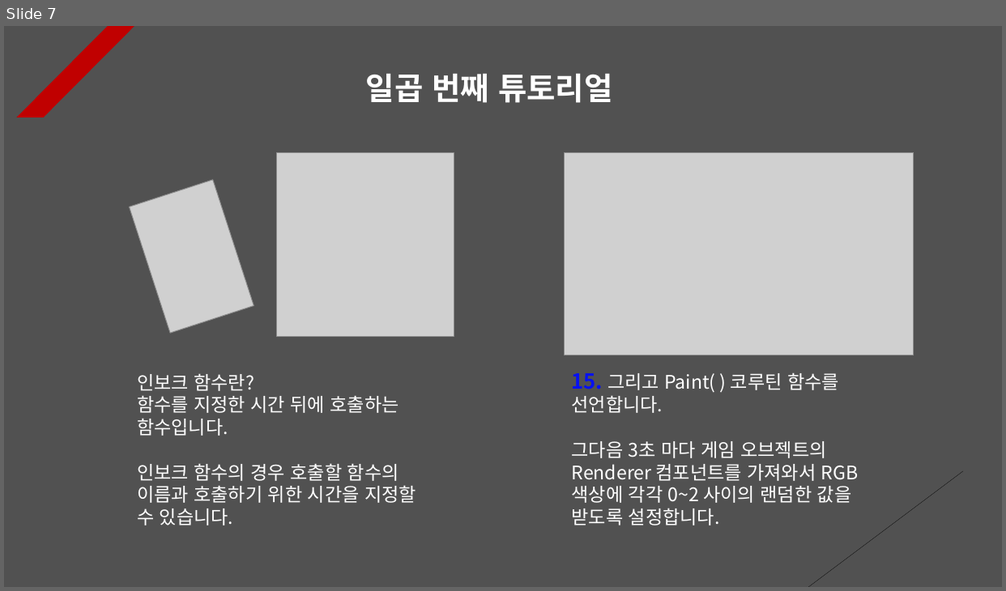
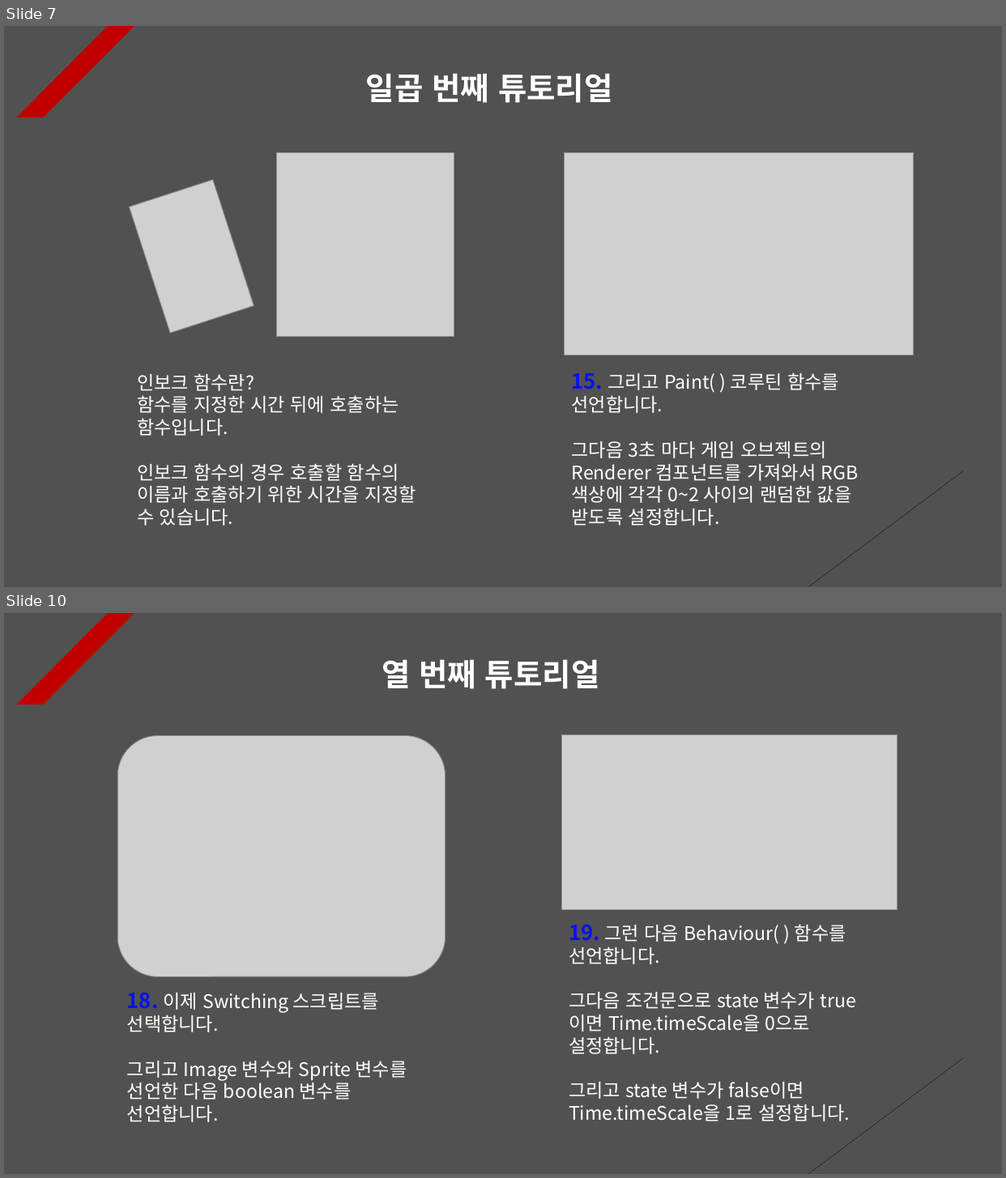
Before and after one commit to Unity2033/3D-UnityEngine, a slide deck: Assets/Class/Time Delay/PPT Data/Time Delay Example.pptx. Shown one above the other, each under a label of ours: slide 7 before the commit, slides 7 and 10 after it; the slides between them are not shown. The pictures are 1006x591 and 1006x1178 pixels, drawn with LibreOffice and Linux fonts; fonts in the diff are those of the drawing; grey boxes stand for pictures. Boxes give left, top, right and bottom in pixels: in the first picture for what was removed or moved away, otherwise in the second. Text is boxed around its words. In the diff, an @@ line names an element or a change of style, - is before the commit and + after.

Commit message:
Time Delay Documentation Update

```diff
--- a/Assets/Class/Time Delay/PPT Data/Time Delay Example.pptx
+++ b/Assets/Class/Time Delay/PPT Data/Time Delay Example.pptx
@@ slide 10 added at bbox=[4, 613, 1002, 1174], background #515151; not listed: 2 template elements that a slide beside it also shows @@
@@ text added at bbox=[381, 659, 600, 689], 30 pt, text #FFFFFF, bold @@
+열 번째 튜토리얼
@@ picture added at bbox=[117, 736, 445, 977] @@
@@ picture added at bbox=[562, 735, 898, 909] @@
@@ text added at bbox=[569, 924, 850, 1122], 18 pt, text #FFFFFF @@
+19. 그런 다음 Behaviour( ) 함수를 선언합니다.
+그다음 조건문으로 state 변수가 true이면 Time.timeScale을 0으로 설정합니다.
+그리고 state 변수가 false이면 Time.timeScale을 1로 설정합니다.
@@ text added at bbox=[127, 992, 407, 1122], 18 pt, text #FFFFFF @@
+18. 이제 Switching 스크립트를 선택합니다.
+그리고 Image 변수와 Sprite 변수를 선언한 다음 boolean 변수를 선언합니다.
```
Also in this commit, not shown: 1 slide changed, 2 other slides added, 1 other file.
